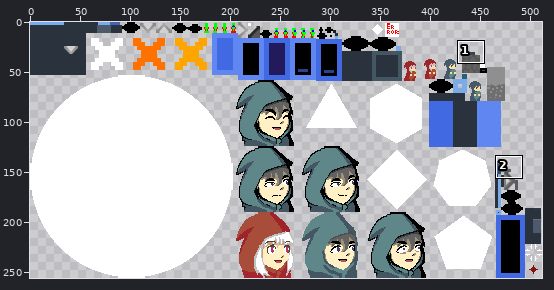
Edited in one commit: sprite sheet (core/assets/sprites/sprites.png). The picture above shows the old version from afar; the outline marks the close-up.
Close-up. Earlier state:
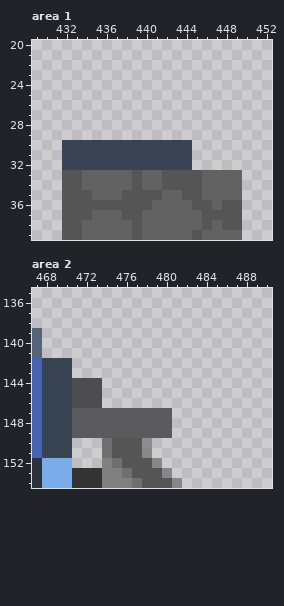
The file is 512x256 pixels. Pixels under 10% opacity are left out. Colours within 5 levels of each other are drawn and written as one. Shown: area 1: x 429..452, y 20..39; area 2: x 467..490, y 135..154. The commit also changed other parts of the picture, which this record leaves out.
Now the later version:
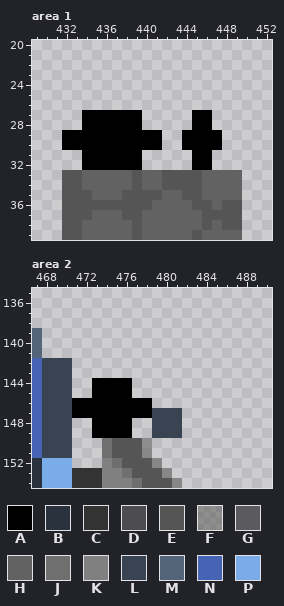
Palette (. is transparent): A #000000  B #29323d  C #333334  D #4d4d50  E #555555  F #56565688  G #5a5a5f  H #626263  J #6f6f6f  K #808080  L #394452  M #546479  N #4763b3  P #7aacea
The exact change:
Area 1:
The edit adds colour A in rows 27 to 28 at x 434 to 439 and 445 to 446; in row 29 at x 432 to 441 and 444 to 447; in row 30 at x 445 to 447; in rows 31 to 32 at x 445 to 446.
Colour L gives way to colour A in row 30 at x 432 to 441 and 444; in rows 31 to 32 at x 434 to 439.
The edit erases colour L in row 30 at x 442 to 443; in rows 31 to 32 at x 432 to 433 and 440 to 444.
Area 2:
The edit adds colour A in rows 144 to 145 at x 474 to 476; in row 146 at x 474 to 478.
Colour D gives way to colour A in rows 144 to 145 at x 473; in row 146 at x 471 to 473.
Colour G gives way to colour A in row 147 at x 471 to 478; in rows 148 to 149 at x 473 to 476.
The edit adds colour L in rows 147 to 149 at x 481.
Colour G gives way to colour L in rows 147 to 149 at x 479 to 480.
The edit erases colour D in rows 144 to 145 at x 471 to 472.
The edit erases colour G in rows 148 to 149 at x 471 to 472 and 477 to 478.
Pixel boxes of the changes (left, top, right, bottom) in both close-ups:
changed: (62, 110, 222, 170)
changed: (72, 378, 182, 438)
